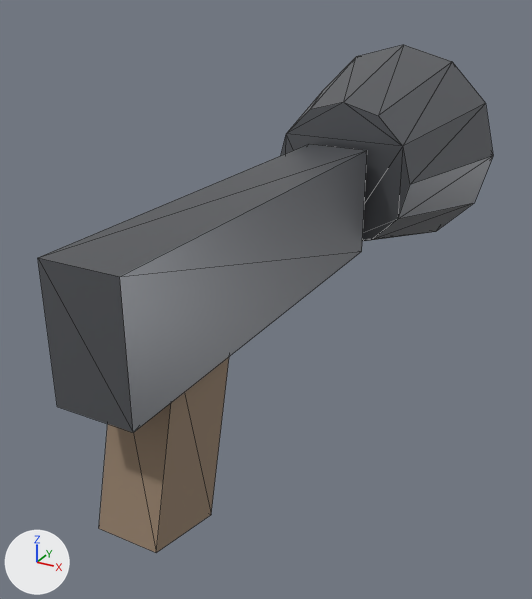
The glTF model godot/assets/weapons/gun_wind.glb: old version first, new version second.
Rendered twice from a 50 mm camera at (0.278, -0.337, 0.259) aimed at (-0.011, 0.189, -0.004). The axes (+X, +Y, +Z) are drawn at lower left. The lights are the same throughout. The picture after the commit comes second. Mesh edges are drawn as thin lines. Vertices at exactly the same position are counted once.

Objects in the first picture: 'Gun_wind'.
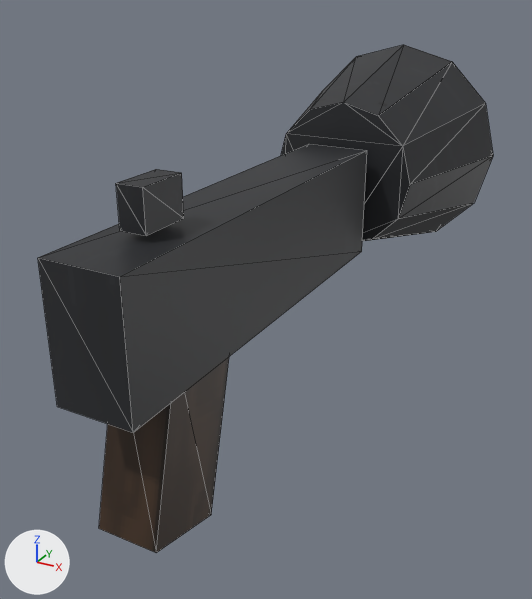
The change, as a list of edits to the scene's bpy script:
```text
Add img_tex_wood:
    img_tex_wood = load_image('tex_wood', '_unpacked/tex_wood', 64, 64, 'sRGB')
Add img_tex_metal:
    img_tex_metal = load_image('tex_metal', '_unpacked/tex_metal', 64, 64, 'sRGB')
Change mat_metal:
    remove # nodes: BsdfPrincipled, OutputMaterial
    remove # colours: grey #727479
    nodes: BsdfPrincipled, Mix, OutputMaterial, TexImage
    colours: dark grey #2b2d31
    uses the picture img_tex_metal
Change mat_grip:
    where n0 = _N.new('ShaderNodeBsdfPrincipled'); n0.name = 'Principled BSDF'
    remove n0.inputs[0].default_value = (0.29, 0.208, 0.141, 1.0)  # 'Base Color', brown #937e69
    remove n0.inputs[2].default_value = 0.8  # 'Roughness'
    add n2 = _N.new('ShaderNodeMix'); n2.name = 'Mix'
    add n2.data_type = 'RGBA'
    add n2.blend_type = 'MULTIPLY'
    add n2.inputs[0].default_value = 1.0  # 'Factor'
    add n2.inputs[7].default_value = (0.0685, 0.0356, 0.0176, 1.0)  # 'B', brown #4a3524
    add n3 = _N.new('ShaderNodeTexImage'); n3.name = 'Image Texture'
    add n3.image = img_tex_wood
    add n3.interpolation = 'Closest'
    add _L.new(n2.outputs[2], n0.inputs[0])  # 'Result' to 'Base Color'
    add _L.new(n3.outputs[0], n2.inputs[6])  # 'Color' to 'A'
Change me_gun_wind:
    used by ob_gun_wind; location = (0.0, 0.0, 0.0)
    remove me_gun_wind.from_pydata(...)  # 80 vertices, 128 faces; spans x -0.11..0.11, y -0.05..0.48, z -0.116..0.19
    add me_gun_wind.from_pydata(...)  # 96 vertices, 152 faces; spans x -0.11..0.11, y -0.05..0.48, z -0.116..0.19
    me_gun_wind part 1: a new loose piece, a box spanning x -0.01..0.01, y 0.0..0.04, z 0.115..0.145, in mat_metal
    other edits to the shape of me_gun_wind do not show in these pictures
```

What differs and where, as boxes (x1, y1, x2, y2) in the pictures (532 x 599 px):
'Gun_wind', surface changed, reshaped (darker)
    both: (38, 45, 493, 553)
part 1 of me_gun_wind, added
    after: (116, 169, 184, 236)
